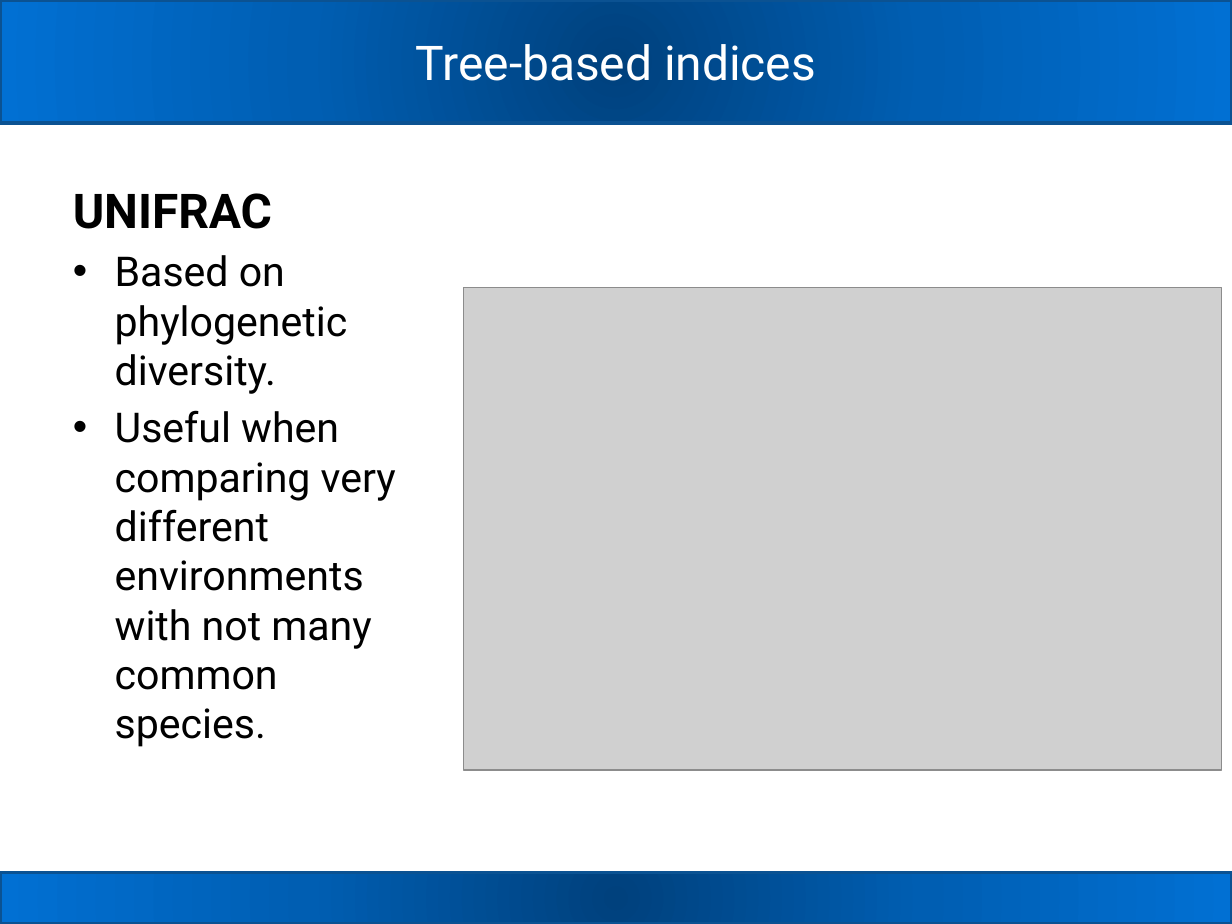
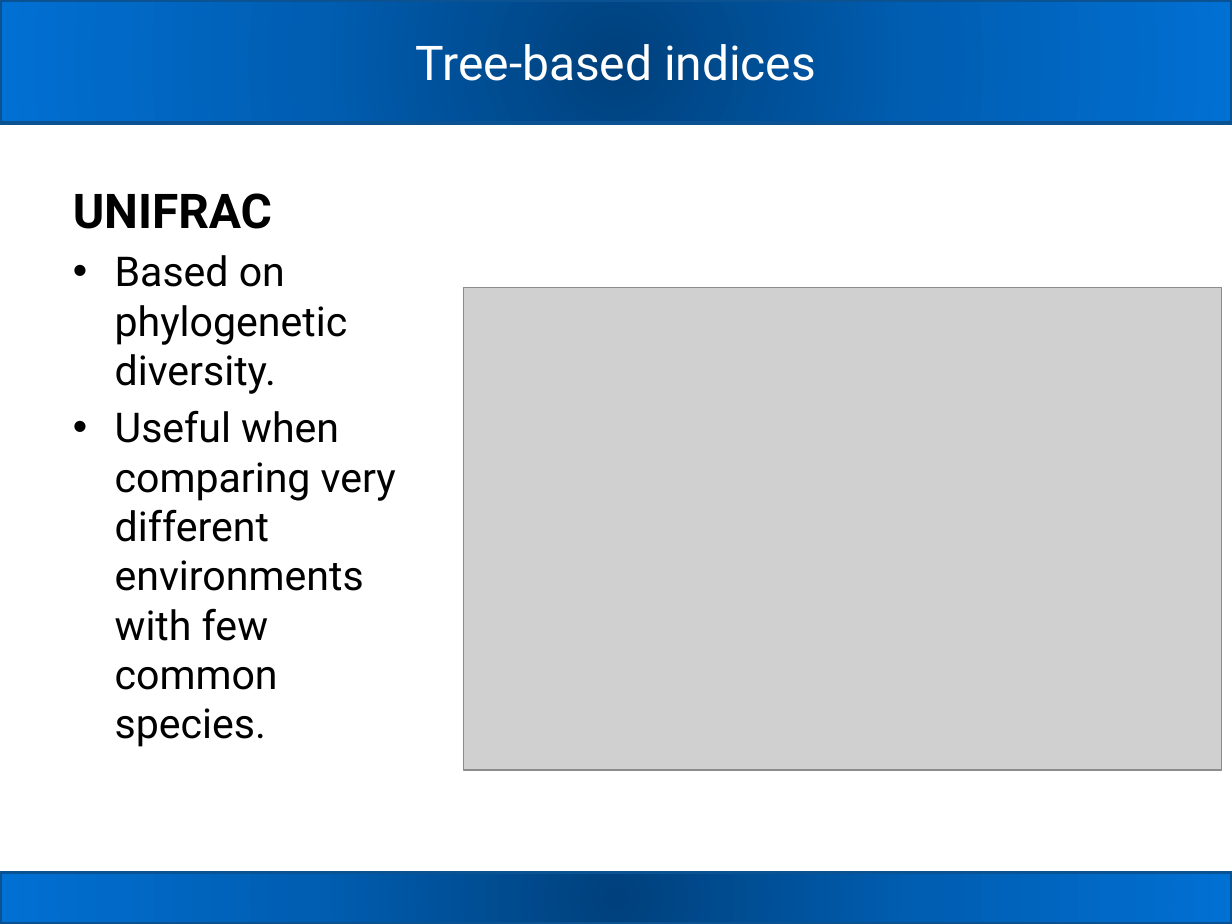
Before and after one commit to carden24/2018_Taller_Genomica_ambiental, a slide deck: slide 19 of W1_16S_analysis.pptx. Drawn at 1232x924 pixels with LibreOffice and Linux fonts; fonts in the diff are those of the drawing; grey boxes stand for pictures. Boxes give left, top, right and bottom in pixels: in the first picture for what was removed or moved away, otherwise in the second. Text is boxed around its words. In the diff, an @@ line names an element or a change of style, - is before the commit and + after.

```diff
--- a/W1_16S_analysis.pptx
+++ b/W1_16S_analysis.pptx
@@ text at <box>115,410,396,747</box>: text changed @@
-• Useful when comparing very different environments with not many common species.
+• Useful when comparing very different environments with few common species.
```
Also in this commit, not shown: 3 other slides changed, 10 other files.
